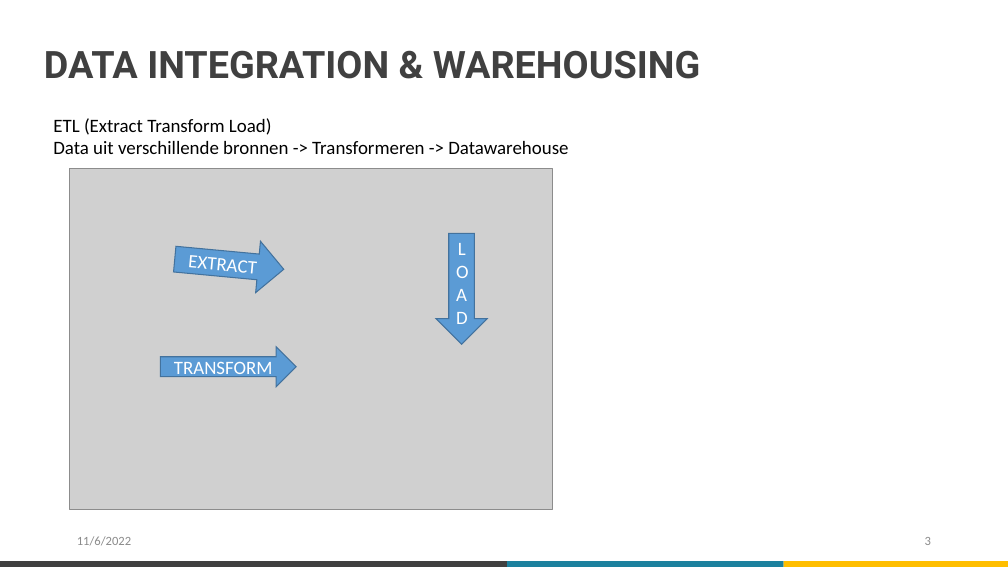
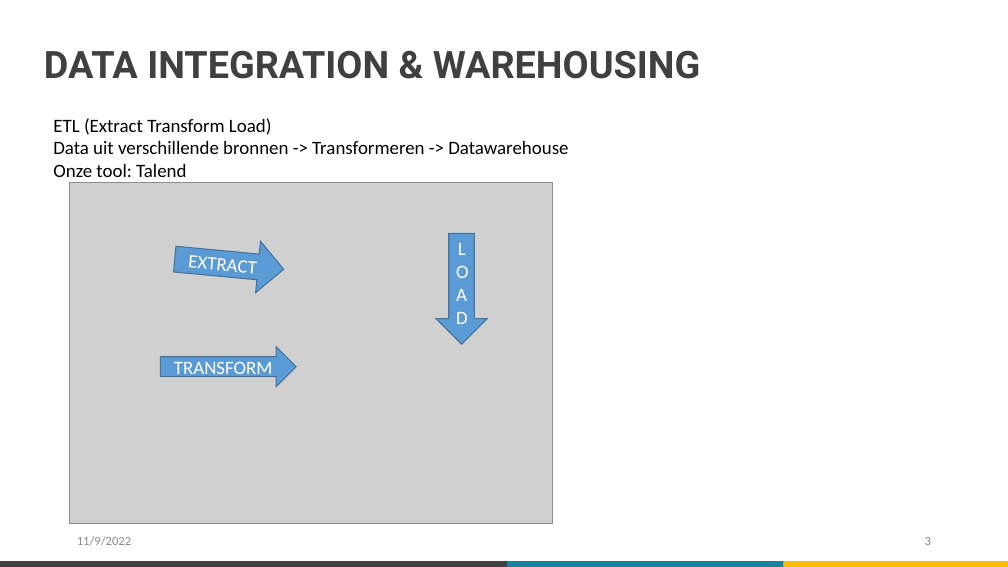
Before and after one commit to maximderboven/datawarehouse, a slide deck: slide 3 of Presentatie.pptx. Drawn at 1008x567 pixels with LibreOffice and Linux fonts; fonts in the diff are those of the drawing; grey boxes stand for pictures. Boxes give left, top, right and bottom in pixels: in the first picture for what was removed or moved away, otherwise in the second. Text is boxed around its words. In the diff, an @@ line names an element or a change of style, - is before the commit and + after.

```diff
--- a/Presentatie.pptx
+++ b/Presentatie.pptx
@@ text at bbox=[53, 164, 186, 177]: paragraph added @@
+Onze tool: Talend
@@ picture: place and size @@
-picture at bbox=[70, 169, 553, 510]
+picture at bbox=[70, 182, 553, 523]
@@ text at bbox=[77, 536, 131, 545]: text changed @@
-11/6/2022
+11/9/2022
```
Also in this commit, not shown: 5 other slides changed, 1 slide removed.
